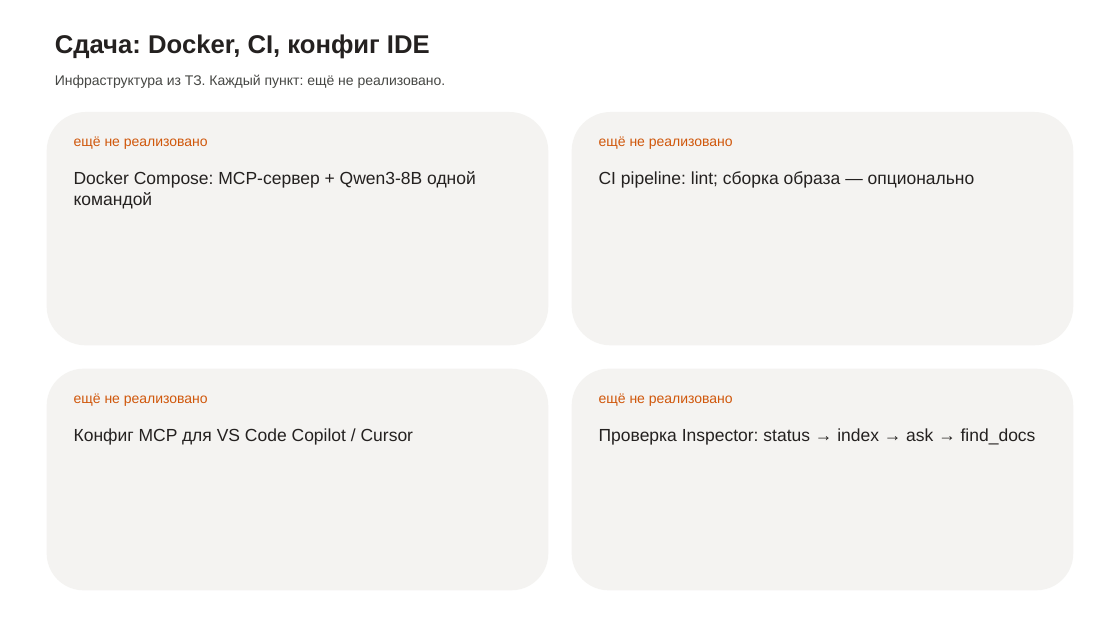
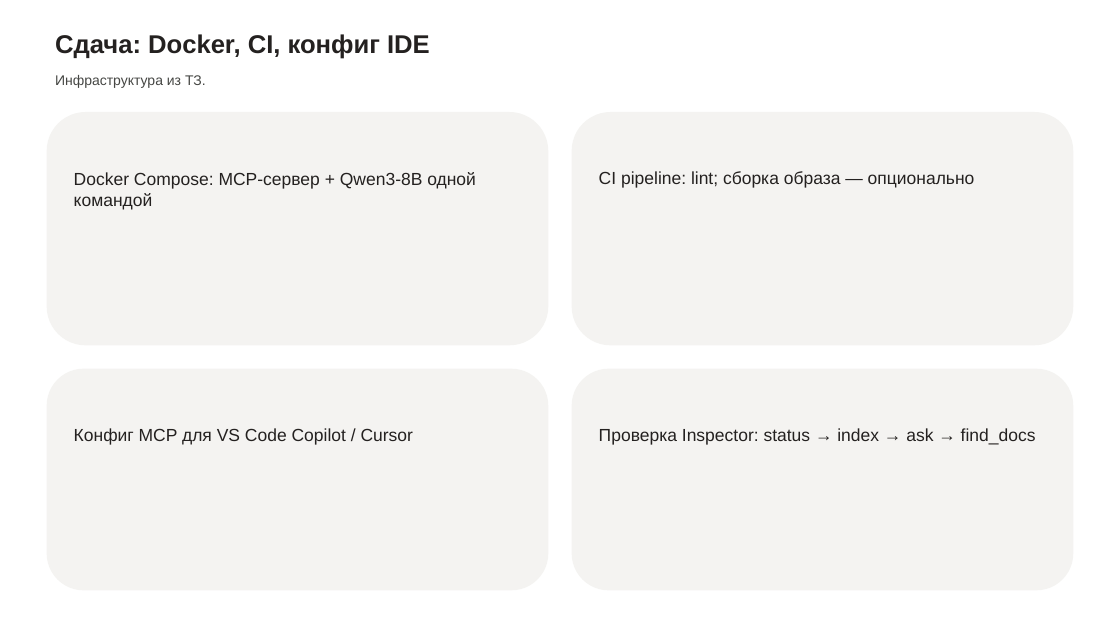
Before and after one commit to luna-pulse/MCP.RAG.StarTrek, a slide deck: slide 11 of Презентация_ВасильеваОВ.pptx (slide 13 before the commit). Drawn at 1120x630 pixels with LibreOffice and Linux fonts; fonts in the diff are those of the drawing. Boxes give left, top, right and bottom in pixels: in the first picture for what was removed or moved away, otherwise in the second. Text is boxed around its words. In the diff, an @@ line names an element or a change of style, - is before the commit and + after.

```diff
--- a/Презентация_ВасильеваОВ.pptx
+++ b/Презентация_ВасильеваОВ.pptx
@@ text at [55, 75, 206, 88]: text changed @@
-Инфраструктура из ТЗ. Каждый пункт: ещё не реализовано.
+Инфраструктура из ТЗ.
@@ text removed at [74, 136, 208, 149] @@
-ещё не реализовано
@@ text removed at [599, 136, 733, 149] @@
-ещё не реализовано
@@ proportions changed in 4 elements at [47, 112, 549, 345], [572, 112, 1074, 345], [47, 369, 549, 591], [572, 369, 1074, 591] @@
@@ text removed at [74, 393, 208, 406] @@
-ещё не реализовано
@@ text removed at [599, 393, 733, 406] @@
-ещё не реализовано
```
Also in this commit, not shown: 9 other slides changed, 4 slides added, 4 slides removed.
